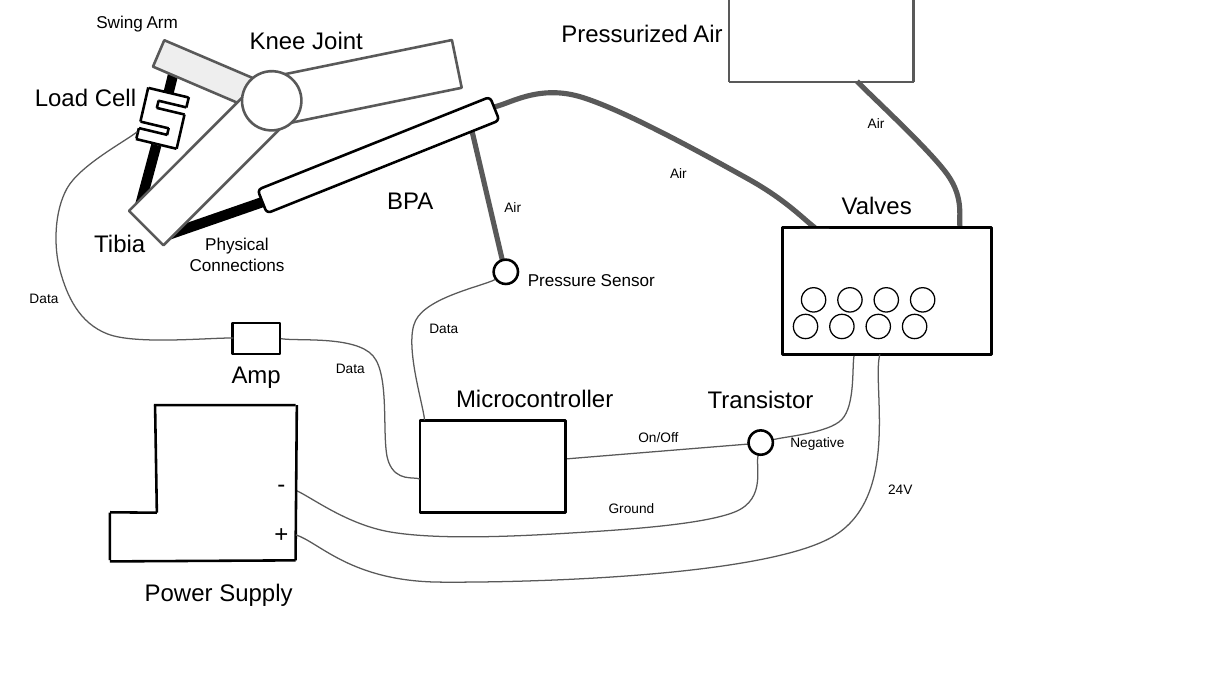
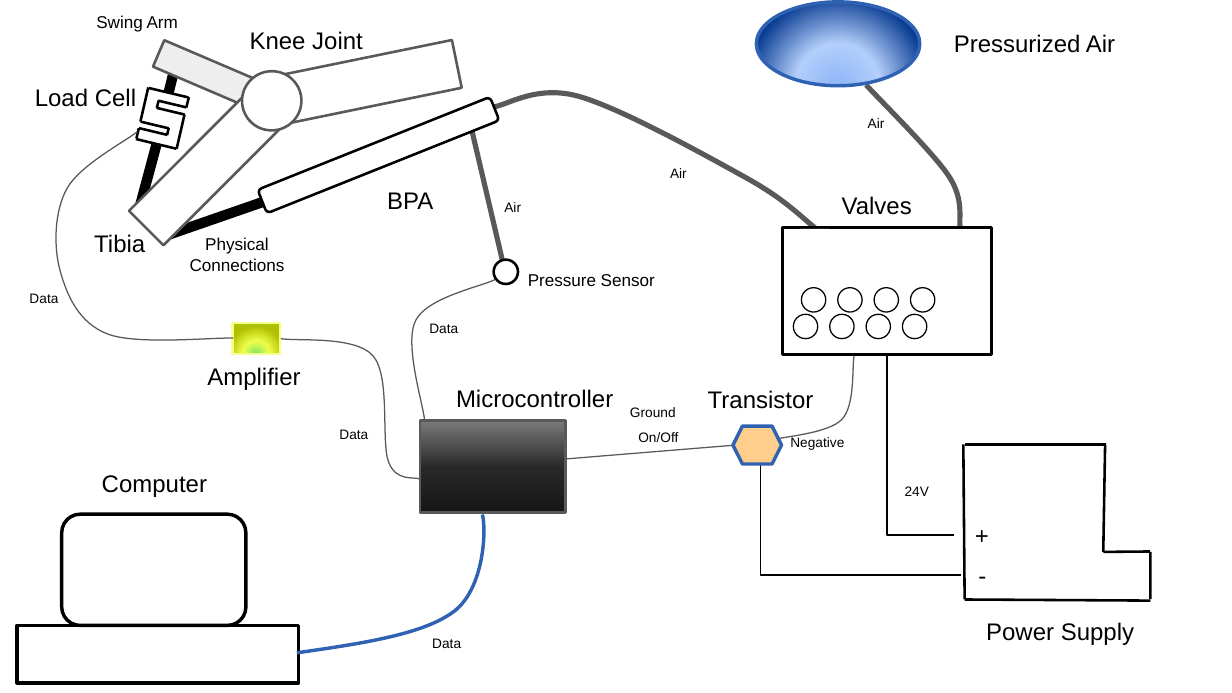
Before and after one commit to Agile-and-Adaptive-Robotics/Bipedal_Robot, a slide deck: slide 1 of Documentation/Reports and Papers/Knee_Torque_Test/Figures/Figure components/TestSchematic.pptx (slide 2 before the commit). Drawn at 1232x693 pixels with LibreOffice and Linux fonts; fonts in the diff are those of the drawing. Boxes give left, top, right and bottom in pixels: in the first picture for what was removed or moved away, otherwise in the second. Text is boxed around its words. In the diff, an @@ line names an element or a change of style, - is before the commit and + after.

```diff
--- a/Documentation/Reports and Papers/Knee_Torque_Test/Figures/Figure components/TestSchematic.pptx
+++ b/Documentation/Reports and Papers/Knee_Torque_Test/Figures/Figure components/TestSchematic.pptx
@@ line removed from (729, 0) to (729, 83) @@
@@ ellipse added at bbox=[756, 2, 920, 86], fill gradient #8EB6F8 to #B3CEFB to #093C92, outline #3162B5 2 pt @@
@@ line removed from (914, 0) to (914, 83) @@
@@ text "Pressurized Air": place and size @@
-text "Pressurized Air" at bbox=[561, 24, 722, 43]
+text "Pressurized Air" at bbox=[954, 34, 1115, 53]
@@ line removed from (914, 83) to (729, 83) @@
@@ freeform shape: place and size @@
-freeform shape at bbox=[857, 81, 961, 228]
+freeform shape at bbox=[866, 85, 960, 228]
@@ rectangle at bbox=[233, 323, 280, 354]: fill none to gradient #80E660 to #EFFF4B to #AFC000; outline #000000 1.5 pt to #F5FF8D 1.5 pt @@
@@ freeform shape removed at bbox=[296, 355, 880, 583] @@
@@ elbow line added from (887, 355) to (955, 535), #000000 0.75 pt @@
@@ text at bbox=[207, 367, 300, 390]: text changed @@
-Amp
+Amplifier
@@ text "Ground": place and size @@
-text "Ground" at bbox=[609, 503, 655, 513]
+text "Ground" at bbox=[630, 407, 676, 417]
@@ text added at bbox=[339, 429, 368, 439], 8 pt, text #000000 @@
+Data
@@ rectangle at bbox=[420, 420, 565, 513]: fill none to gradient #161616 to #282828 to #7A7A7A; outline #000000 1.5 pt to #595959 1.5 pt @@
@@ hexagon added at bbox=[733, 426, 781, 464], fill #FFCD8C, outline #3162B5 2 pt @@
@@ line moved from (296, 561) - (297, 405) to (965, 600) - (963, 445) @@
@@ line moved from (154, 405) - (296, 405) to (1106, 445) - (965, 445) @@
@@ line moved from (156, 513) - (155, 405) to (1104, 552) - (1105, 445) @@
@@ text added at bbox=[102, 475, 207, 497], 14 pt, text #000000 @@
+Computer
@@ freeform shape removed at bbox=[296, 455, 758, 537] @@
@@ elbow line added from (760, 455) to (961, 575), #000000 0.75 pt @@
@@ text "24V": place and size @@
-text "24V" at bbox=[888, 484, 912, 494]
+text "24V" at bbox=[905, 486, 929, 496]
@@ text "+": place and size @@
-text "+" at bbox=[254, 506, 309, 561]
+text "+" at bbox=[955, 508, 1010, 562]
@@ rounded rectangle added at bbox=[62, 514, 246, 625], outline #000000 2 pt @@
@@ freeform shape added at bbox=[297, 515, 484, 653], outline #3162B5 2 pt @@
@@ text "-": place and size @@
-text "-" at bbox=[260, 456, 302, 510]
+text "-" at bbox=[961, 548, 1003, 602]
@@ line moved from (156, 513) - (110, 513) to (1104, 552) - (1151, 552) @@
@@ line moved from (110, 513) - (110, 561) to (1151, 552) - (1151, 599) @@
@@ rectangle added at bbox=[17, 626, 298, 684], outline #000000 2 pt @@
@@ text "Data": place and size @@
-text "Data" at bbox=[336, 363, 365, 373]
+text "Data" at bbox=[432, 638, 461, 648]
@@ text "Power Supply": place and size @@
-text "Power Supply" at bbox=[145, 583, 292, 606]
+text "Power Supply" at bbox=[986, 622, 1134, 645]
@@ line moved from (110, 562) - (296, 561) to (1151, 601) - (965, 600) @@
```
Also in this commit, not shown: 1 slide removed, 49 other files.
